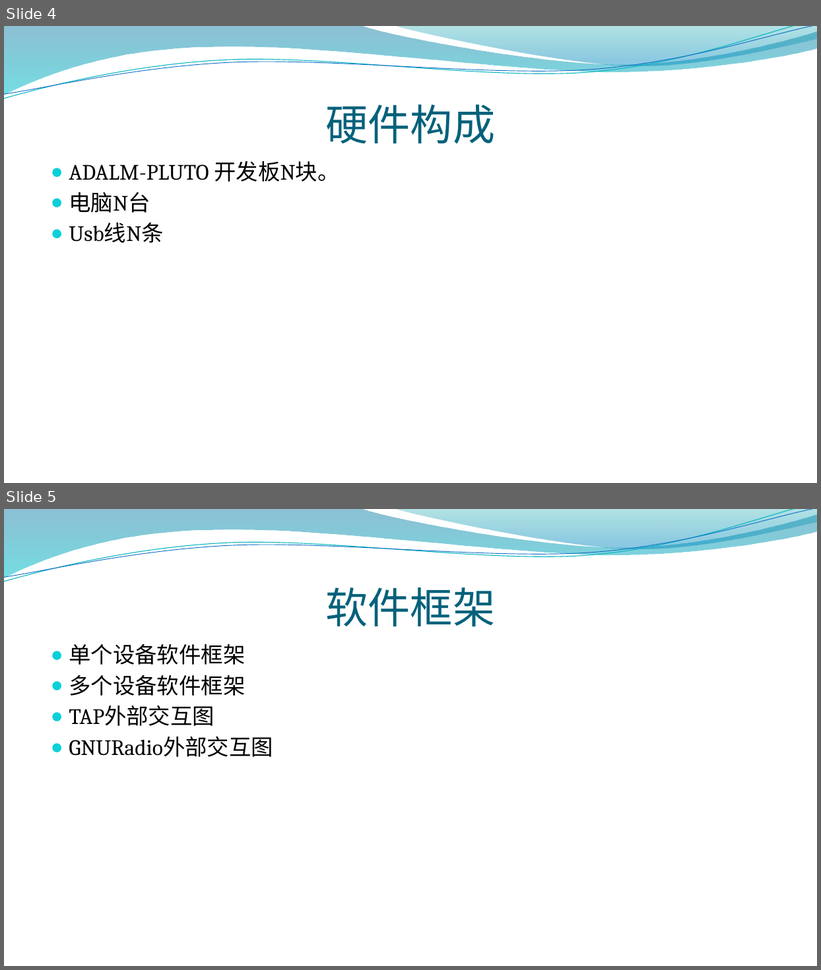
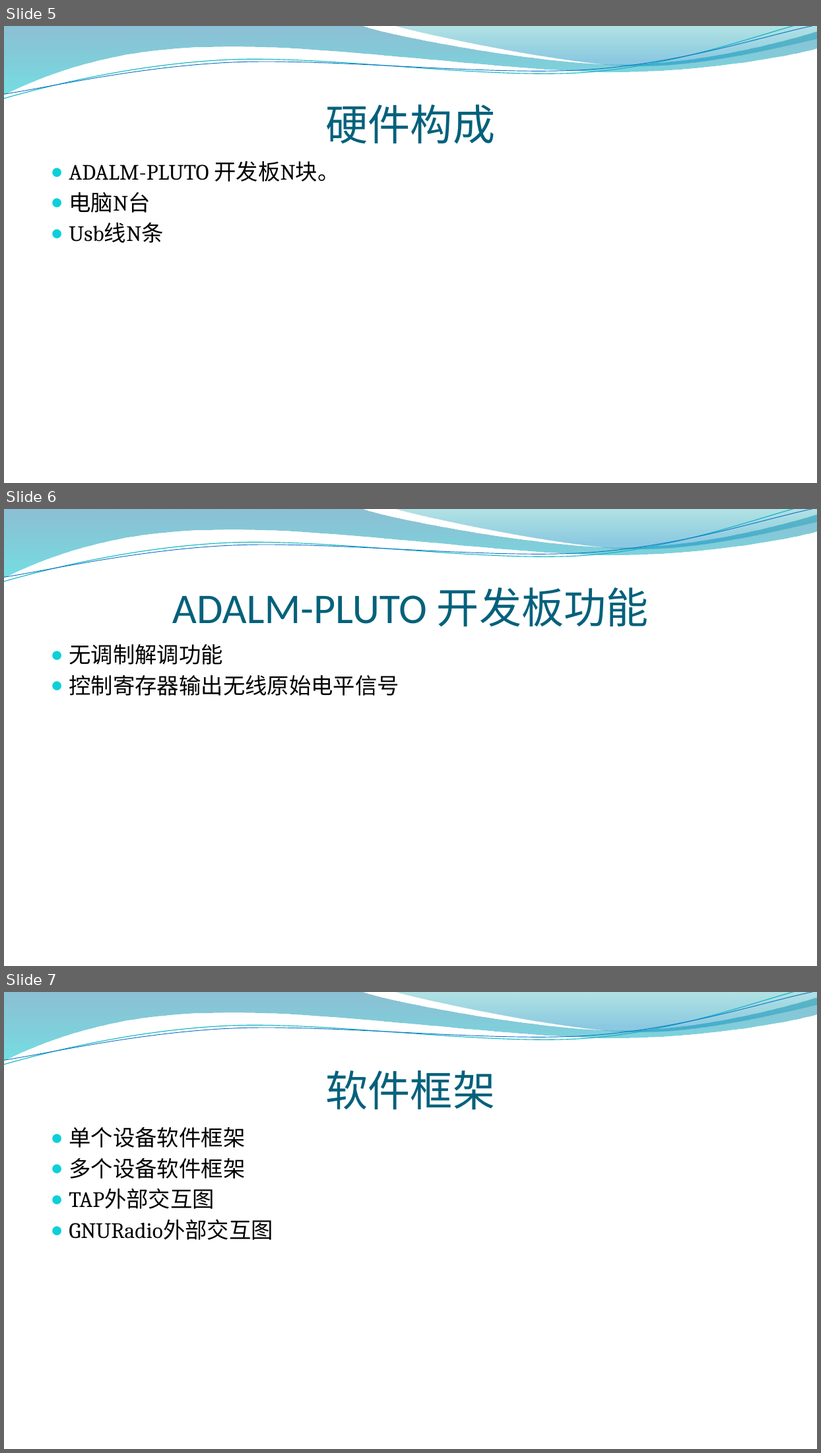
Before and after one commit to houwentaoff/test_gnuradio, a slide deck: doc/高速自组网.pptx. Shown one above the other, each under a label of ours: slides 4 and 5 before the commit, slides 5, 6 and 7 after it. The pictures are 821x970 and 821x1453 pixels, drawn with LibreOffice and Linux fonts; fonts in the diff are those of the drawing; background and template pictures are left out. Boxes give left, top, right and bottom in pixels: in the first picture for what was removed or moved away, otherwise in the second. Text is boxed around its words. In the diff, an @@ line names an element or a change of style, - is before the commit and + after.

```diff
--- a/doc/高速自组网.pptx
+++ b/doc/高速自组网.pptx
@@ slide 6 added at (4,509,817,966), background picture (left out); not listed: 4 template elements that a slide beside it also shows @@
@@ title added at (172,588,649,627), 50 pt, text #04617B @@
+ADALM-PLUTO 开发板功能
@@ text added at (69,644,399,696), 26 pt, text #000000 @@
+● 无调制解调功能
+● 控制寄存器输出无线原始电平信号
@@ what was slide 4 is now slide 5 @@
@@ what was slide 5 is now slide 7 @@
```
Also in this commit, not shown: 8 other slides added.
